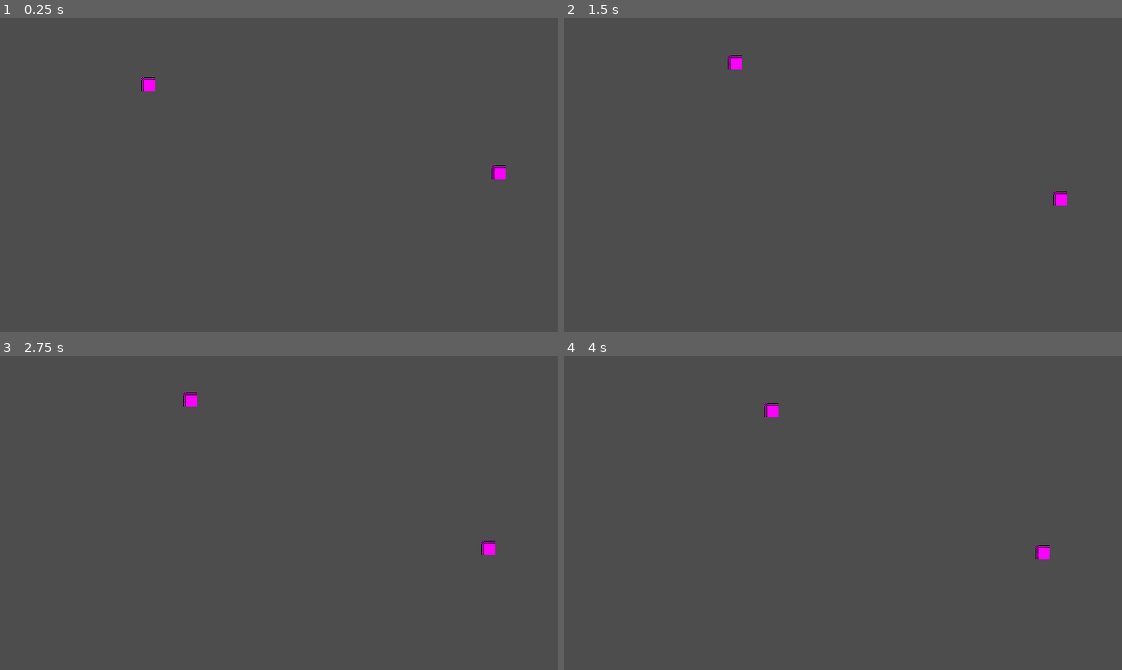
Above: before the commit, frames 1-4 (two rows, left to right).
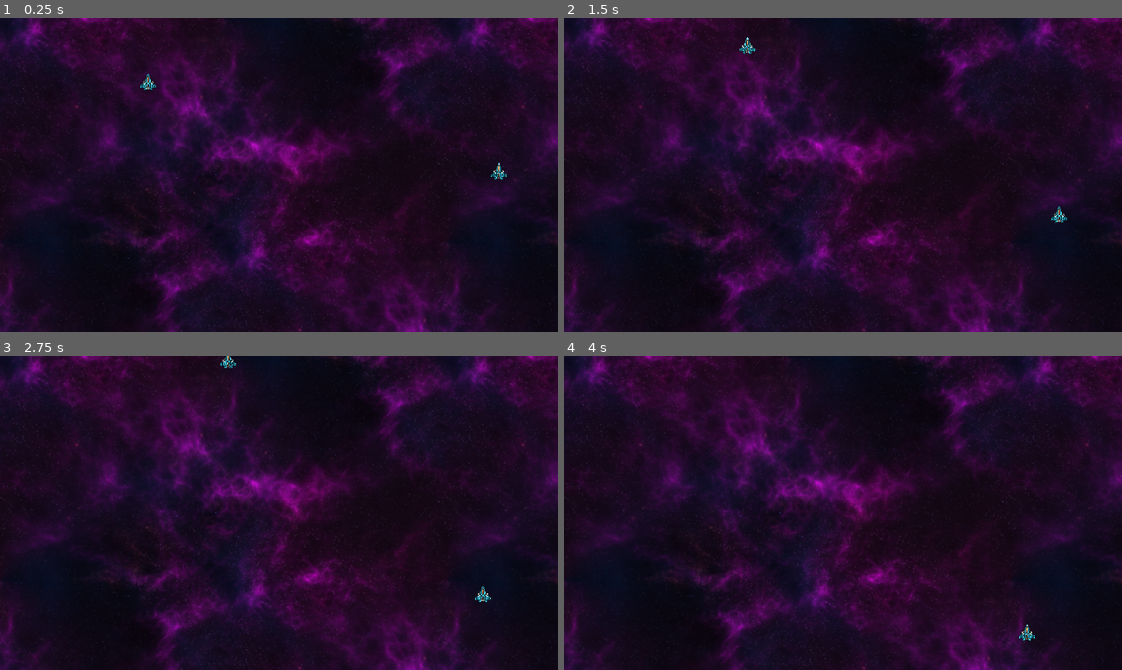
Above: after the commit, the same moments.

Repository: DeeJeezz/4-spacewar
Game: Godot game, scene res://scenes/game/game.tscn
The game is run twice, just before and just after one commit, with the same random seed, the same clock (stepped at 60 frames per second) and the same inputs. The project has no main scene, so this scene is started directly.
Inputs:
- Up to frame 1 (0.25 s): no input
- Up to frame 2 (1.5 s): no input
- Up to frame 3 (2.75 s): no input
- Up to frame 4 (4 s): no input

The runs differ from the first frame. In frame 1, 100% of the frame differs, in the area x 0-100%, y 0-100%; in frame 2, 100%; in frame 3, 100%; in frame 4, 100%.

Commit message:
vibecoded exhaust animation -_-

Diff:
--- /dev/null
+++ b/opencode.json
@@ -0,0 +1,9 @@
+{
+  "$schema": "https://opencode.ai/config.json",
+  "lsp": {
+    "gdscript": {
+      "command": ["godot-lsp-bridge"],
+      "extensions": [".gd", ".gdshader"]
+    }
+  }
+}
--- a/project.godot
+++ b/project.godot
@@ -28,6 +28,7 @@
 [file_customization]
 
 folder_colors={
+"res://assets/": "teal",
 "res://scenes/": "yellow",
 "res://scripts/": "pink"
 }
--- a/scenes/bullet/bullet.tscn
+++ b/scenes/bullet/bullet.tscn
@@ -1,11 +1,9 @@
 [gd_scene format=3 uid="uid://botfsjp43mr3b"]
 
 [ext_resource type="Script" uid="uid://ctmht7rskeh0o" path="res://scenes/bullet/bullet.gd" id="1_7c8un"]
+[ext_resource type="Texture2D" uid="uid://cdthk1nd7ng7l" path="res://assets/img/bullets/plasma_1.png" id="2_83itf"]
 
 [sub_resource type="RectangleShape2D" id="RectangleShape2D_e0byr"]
-size = Vector2(4, 8)
-
-[sub_resource type="PlaceholderTexture2D" id="PlaceholderTexture2D_e0byr"]
 size = Vector2(4, 8)
 
 [node name="Bullet" type="Area2D" unique_id=820324522]
@@ -15,4 +13,4 @@
 shape = SubResource("RectangleShape2D_e0byr")
 
 [node name="Sprite2D" type="Sprite2D" parent="." unique_id=2139612579]
-texture = SubResource("PlaceholderTexture2D_e0byr")
+texture = ExtResource("2_83itf")
--- a/scenes/game/game.tscn
+++ b/scenes/game/game.tscn
@@ -1,5 +1,6 @@
 [gd_scene format=3 uid="uid://cejie06b85gr2"]
 
+[ext_resource type="Texture2D" uid="uid://cmkv2khfif7sl" path="res://assets/img/background/Purple_Nebula_04-512x512.png" id="1_0sr1o"]
 [ext_resource type="PackedScene" uid="uid://dgn2txqvk7ovf" path="res://scenes/player/player.tscn" id="1_sul5r"]
 [ext_resource type="Script" uid="uid://d0vthlgdxh2fm" path="res://scenes/game/star.gd" id="2_7h61r"]
 
@@ -8,17 +9,26 @@
 
 [node name="Game" type="Node2D" unique_id=310058948]
 
+[node name="Background" type="Sprite2D" parent="." unique_id=1882594529]
+position = Vector2(256, 256)
+texture = ExtResource("1_0sr1o")
+
+[node name="Background2" type="Sprite2D" parent="." unique_id=221129573]
+position = Vector2(768, 256)
+texture = ExtResource("1_0sr1o")
+
 [node name="Player2" parent="." unique_id=121888796 instance=ExtResource("1_sul5r")]
 position = Vector2(572, 168)
 collision_layer = 2
 collision_mask = 0
 motion_mode = 1
-player_index = &"2"
+player_index = 2
 
 [node name="Player1" parent="." unique_id=2081495 instance=ExtResource("1_sul5r")]
 position = Vector2(164, 84)
 collision_mask = 0
 motion_mode = 1
+player_index = 1
 
 [node name="Star" type="Area2D" parent="." unique_id=862191497]
 position = Vector2(320, 180)
@@ -31,7 +41,7 @@
 gravity = 100.0
 script = ExtResource("2_7h61r")
 gravity_strength = 400000.0
-minimum_gravity_distance = 10.0
+minimum_gravity_distance = 150.0
 
 [node name="CollisionShape2D" type="CollisionShape2D" parent="Star" unique_id=1252287292]
 shape = SubResource("RectangleShape2D_e0byr")
--- a/scenes/game/star.gd
+++ b/scenes/game/star.gd
@@ -3,7 +3,7 @@
 
 @export_group("Gravity")
 @export var gravity_strength: float = 500_000.0
-@export var minimum_gravity_distance: float = 25.0
+@export var minimum_gravity_distance: float = 100.0
 
 var _targets: Array[Player]
 
@@ -20,7 +20,6 @@
 		var offset: Vector2 = get_wrapped_offset(target.global_position, global_position)
 		var distance_squared: float = offset.length_squared()
 
-		# Защита от деления на ноль и чрезмерного ускорения.
 		var minimum_squared: float = minimum_gravity_distance * minimum_gravity_distance
 		distance_squared = maxf(distance_squared, minimum_squared)
 
--- a/scenes/player/player.gd
+++ b/scenes/player/player.gd
@@ -13,11 +13,17 @@
 @export var bullet_scene: PackedScene
 @export var shoot_cooldown: float = 0.5
 
-@export_enum("1", "2") var player_index: String
+@export var bullet_spawn_point: Marker2D
+
+@export_enum("LEFT:1", "RIGHT:2") var player_index: int
 
 var _thrust_direction: Vector2 = Vector2.ZERO
 
 var _can_shoot: bool = true
+
+var _exhaust_tween: Tween
+
+@onready var _exhaust: AnimatedSprite2D = $Exhaust
 
 
 func _process(delta: float) -> void:
@@ -25,9 +31,7 @@
 
 
 func _physics_process(delta: float) -> void:
-	velocity += get_gravity() * delta
 	velocity += _thrust_direction * thrust_strength * delta
-	velocity *= 0.99
 	velocity = velocity.limit_length(50)
 
 	move_and_slide()
@@ -35,17 +39,21 @@
 
 func handle_input(delta: float) -> void:
 	var rotation_direction: float = Input.get_axis(
-		&"p%s_rotate_left" % player_index,
-		&"p%s_rotate_right" % player_index,
+		&"p%d_rotate_left" % player_index,
+		&"p%d_rotate_right" % player_index,
 	)
 	rotate(rotation_direction * delta)
 
-	if Input.is_action_pressed(&"p%s_thrust" % player_index):
+	if Input.is_action_pressed(&"p%d_thrust" % player_index):
 		_thrust_direction = Vector2.UP.rotated(rotation)
+		if not _exhaust.is_playing():
+			_exhaust.play(&"idle")
+		_fade_exhaust(1.0)
 	else:
 		_thrust_direction = Vector2.ZERO
+		_fade_exhaust(0.0)
 
-	if Input.is_action_pressed(&"p%s_shoot" % player_index) and _can_shoot:
+	if Input.is_action_pressed(&"p%d_shoot" % player_index) and _can_shoot:
 		fire_bullet()
 		_can_shoot = false
 		get_tree().create_timer(shoot_cooldown).timeout.connect(
@@ -57,5 +65,18 @@
 func fire_bullet() -> void:
 	var bullet: Bullet = bullet_scene.instantiate()
 	get_tree().current_scene.add_child(bullet)
-	bullet.global_position = global_position
+	bullet.global_position = bullet_spawn_point.global_position
 	bullet.rotation = rotation
+
+
+func _fade_exhaust(target_alpha: float) -> void:
+	if _exhaust_tween and _exhaust_tween.is_valid():
+		_exhaust_tween.kill()
+	_exhaust_tween = create_tween()
+	_exhaust_tween.tween_property(_exhaust, "modulate:a", target_alpha, 0.3)
+	if is_zero_approx(target_alpha):
+		_exhaust_tween.finished.connect(
+			func():
+				_exhaust.stop()
+				_exhaust.modulate.a = 0.0,
+		)
--- a/scenes/player/player.tscn
+++ b/scenes/player/player.tscn
@@ -3,29 +3,156 @@
 [ext_resource type="Script" uid="uid://c8bgv7gjg7dw5" path="res://scenes/player/player.gd" id="1_8afob"]
 [ext_resource type="Script" uid="uid://cnd3pw8nx0lis" path="res://scripts/components/wrapped.gd" id="2_dovo2"]
 [ext_resource type="PackedScene" uid="uid://botfsjp43mr3b" path="res://scenes/bullet/bullet.tscn" id="2_gmlin"]
+[ext_resource type="Texture2D" uid="uid://p1412wg4ptn7" path="res://assets/img/ships/player_b_m.png" id="3_p47bc"]
 [ext_resource type="Script" uid="uid://cqn1juna4qp53" path="res://scenes/player/hurtbox.gd" id="4_lvxji"]
+[ext_resource type="Texture2D" uid="uid://cklq1sjd74yg7" path="res://assets/img/fx/explosions/explosion_1_01.png" id="6_007i1"]
+[ext_resource type="Texture2D" uid="uid://gtuy4ddj0t74" path="res://assets/img/fx/explosions/explosion_1_02.png" id="7_6cv16"]
+[ext_resource type="Texture2D" uid="uid://u1uq0u257g6m" path="res://assets/img/fx/explosions/explosion_1_03.png" id="8_j4nxn"]
+[ext_resource type="Texture2D" uid="uid://bl2qov7yje547" path="res://assets/img/fx/explosions/explosion_1_04.png" id="9_28m0y"]
+[ext_resource type="Texture2D" uid="uid://dgjqwmpvsk2r6" path="res://assets/img/fx/explosions/explosion_1_05.png" id="10_uniwh"]
+[ext_resource type="Texture2D" uid="uid://drn8gdxhmomnd" path="res://assets/img/fx/explosions/explosion_1_06.png" id="11_iqsei"]
+[ext_resource type="Texture2D" uid="uid://bldied2oetmsa" path="res://assets/img/fx/explosions/explosion_1_07.png" id="12_tffgl"]
+[ext_resource type="Texture2D" uid="uid://cnqqvmqxe0dxh" path="res://assets/img/fx/explosions/explosion_1_08.png" id="13_pk8ii"]
+[ext_resource type="Texture2D" uid="uid://duox7kgde73qv" path="res://assets/img/fx/explosions/explosion_1_09.png" id="14_5mf0n"]
+[ext_resource type="Texture2D" uid="uid://d18fnp22mkdr7" path="res://assets/img/fx/explosions/explosion_1_10.png" id="15_4hvnv"]
+[ext_resource type="Texture2D" uid="uid://rn66vxn6dtj1" path="res://assets/img/fx/explosions/explosion_1_11.png" id="16_bbmj2"]
+[ext_resource type="Texture2D" uid="uid://tri18revvq0x" path="res://assets/img/fx/explosions/explosion_2_01.png" id="17_kxw46"]
+[ext_resource type="Texture2D" uid="uid://b8eh5ad1q4eoa" path="res://assets/img/fx/explosions/explosion_2_02.png" id="18_8qxvo"]
+[ext_resource type="Texture2D" uid="uid://bfc5ec7ki85cv" path="res://assets/img/fx/explosions/explosion_2_03.png" id="19_5q8fn"]
+[ext_resource type="Texture2D" uid="uid://d27ol0721m1pk" path="res://assets/img/fx/explosions/explosion_2_04.png" id="20_wva7c"]
+[ext_resource type="Texture2D" uid="uid://dusd10lepmn8r" path="res://assets/img/fx/explosions/explosion_2_05.png" id="21_7obkq"]
+[ext_resource type="Texture2D" uid="uid://bnst27hvlseda" path="res://assets/img/fx/explosions/explosion_2_06.png" id="22_vo27k"]
+[ext_resource type="Texture2D" uid="uid://dj2y80rb3y4gd" path="res://assets/img/fx/explosions/explosion_2_07.png" id="23_genst"]
+[ext_resource type="Texture2D" uid="uid://bhf7bibajswfv" path="res://assets/img/fx/explosions/explosion_2_08.png" id="24_niom3"]
+[ext_resource type="Texture2D" uid="uid://ib52ce7fjdwr" path="res://assets/img/fx/explosions/explosion_2_09.png" id="25_ttakn"]
+[ext_resource type="Texture2D" uid="uid://doxbi3vnvepx5" path="res://assets/img/fx/exhaust/exhaust_01.png" id="26_iqsei"]
+[ext_resource type="Texture2D" uid="uid://180berl4rgnt" path="res://assets/img/fx/exhaust/exhaust_02.png" id="27_tffgl"]
+[ext_resource type="Texture2D" uid="uid://cqp6fmskxtjit" path="res://assets/img/fx/exhaust/exhaust_03.png" id="28_pk8ii"]
+[ext_resource type="Texture2D" uid="uid://rj42o5gy8otr" path="res://assets/img/fx/exhaust/exhaust_04.png" id="29_5mf0n"]
+[ext_resource type="Texture2D" uid="uid://cybcn6gvps66h" path="res://assets/img/fx/exhaust/exhaust_05.png" id="30_4hvnv"]
 
 [sub_resource type="RectangleShape2D" id="RectangleShape2D_e0byr"]
 size = Vector2(6, 6)
 
-[sub_resource type="PlaceholderTexture2D" id="PlaceholderTexture2D_e0byr"]
-size = Vector2(16, 16)
-
 [sub_resource type="RectangleShape2D" id="RectangleShape2D_uing5"]
 size = Vector2(16, 16)
 
-[node name="Player" type="CharacterBody2D" unique_id=121888796]
+[sub_resource type="SpriteFrames" id="SpriteFrames_rw8a5"]
+animations = [{
+"frames": [{
+"duration": 1.0,
+"texture": ExtResource("6_007i1")
+}, {
+"duration": 1.0,
+"texture": ExtResource("7_6cv16")
+}, {
+"duration": 1.0,
+"texture": ExtResource("8_j4nxn")
+}, {
+"duration": 1.0,
+"texture": ExtResource("9_28m0y")
+}, {
+"duration": 1.0,
+"texture": ExtResource("10_uniwh")
+}, {
+"duration": 1.0,
+"texture": ExtResource("11_iqsei")
+}, {
+"duration": 1.0,
+"texture": ExtResource("12_tffgl")
+}, {
+"duration": 1.0,
+"texture": ExtResource("13_pk8ii")
+}, {
+"duration": 1.0,
+"texture": ExtResource("14_5mf0n")
+}, {
+"duration": 1.0,
+"texture": ExtResource("15_4hvnv")
+}, {
+"duration": 1.0,
+"texture": ExtResource("16_bbmj2")
+}, {
+"duration": 1.0,
+"texture": null
+}],
+"loop": 0,
+"name": &"1",
+"speed": 20.0
+}, {
+"frames": [{
+"duration": 1.0,
+"texture": ExtResource("17_kxw46")
+}, {
+"duration": 1.0,
+"texture": ExtResource("18_8qxvo")
+}, {
+"duration": 1.0,
+"texture": ExtResource("19_5q8fn")
+}, {
+"duration": 1.0,
+"texture": ExtResource("20_wva7c")
+}, {
+"duration": 1.0,
+"texture": ExtResource("21_7obkq")
+}, {
+"duration": 1.0,
+"texture": ExtResource("22_vo27k")
+}, {
+"duration": 1.0,
+"texture": ExtResource("23_genst")
+}, {
+"duration": 1.0,
+"texture": ExtResource("24_niom3")
+}, {
+"duration": 1.0,
+"texture": ExtResource("25_ttakn")
+}, {
+"duration": 1.0,
+"texture": null
+}],
+"loop": 0,
+"name": &"2",
+"speed": 20.0
+}]
+
+[sub_resource type="SpriteFrames" id="SpriteFrames_e0byr"]
+animations = [{
+"frames": [{
+"duration": 1.0,
+"texture": ExtResource("26_iqsei")
+}, {
+"duration": 1.0,
+"texture": ExtResource("27_tffgl")
+}, {
+"duration": 1.0,
+"texture": ExtResource("28_pk8ii")
+}, {
+"duration": 1.0,
+"texture": ExtResource("29_5mf0n")
+}, {
+"duration": 1.0,
+"texture": ExtResource("30_4hvnv")
+}],
+"loop": 1,
+"name": &"idle",
+"speed": 10.0
+}]
+
+[node name="Player" type="CharacterBody2D" unique_id=121888796 node_paths=PackedStringArray("bullet_spawn_point")]
 slide_on_ceiling = false
 platform_floor_layers = 4294901760
 script = ExtResource("1_8afob")
-player_index = &"1"
 bullet_scene = ExtResource("2_gmlin")
+bullet_spawn_point = NodePath("BulletSpawnPoint")
 
 [node name="CollisionShape2D" type="CollisionShape2D" parent="." unique_id=701925383]
 shape = SubResource("RectangleShape2D_e0byr")
 
 [node name="Sprite2D" type="Sprite2D" parent="." unique_id=857314326]
-texture = SubResource("PlaceholderTexture2D_e0byr")
+scale = Vector2(0.4, 0.4)
+texture = ExtResource("3_p47bc")
+offset = Vector2(1, 0)
 
 [node name="Wrapped" type="Node" parent="." unique_id=162760190]
 script = ExtResource("2_dovo2")
@@ -38,3 +165,20 @@
 [node name="CollisionShape2D" type="CollisionShape2D" parent="Hurtbox" unique_id=155398652]
 shape = SubResource("RectangleShape2D_uing5")
 debug_color = Color(0.9552042, 1.0588765e-06, 0.54697853, 0.41960785)
+
+[node name="BulletSpawnPoint" type="Marker2D" parent="." unique_id=2053163795]
+position = Vector2(0, -16)
+
+[node name="Explosion" type="AnimatedSprite2D" parent="." unique_id=1708241653]
+visible = false
+sprite_frames = SubResource("SpriteFrames_rw8a5")
+animation = &"1"
+offset = Vector2(1, 0)
+
+[node name="Exhaust" type="AnimatedSprite2D" parent="." unique_id=122337013]
+position = Vector2(0, 10)
+scale = Vector2(0.4, 0.4)
+sprite_frames = SubResource("SpriteFrames_e0byr")
+animation = &"idle"
+modulate = Color(1, 1, 1, 0)
+frame_progress = 0.6929318
Not shown, changed: .pre-commit-config.yaml
Binary file added: assets/img/background/Purple_Nebula_04-512x512.png
Not shown, added: assets/img/background/Purple_Nebula_04-512x512.png.import
Binary file added: assets/img/background/Purple_Nebula_08-512x512.png
Not shown, added: assets/img/background/Purple_Nebula_08-512x512.png.import
Binary file added: assets/img/bullets/plasma_1.png
Not shown, added: assets/img/bullets/plasma_1.png.import
Binary file added: assets/img/bullets/plasma_2.png
Not shown, added: assets/img/bullets/plasma_2.png.import
Binary file added: assets/img/fx/exhaust/exhaust_01.png
Not shown, added: assets/img/fx/exhaust/exhaust_01.png.import
Binary file added: assets/img/fx/exhaust/exhaust_02.png
(and 52 more such lines)
